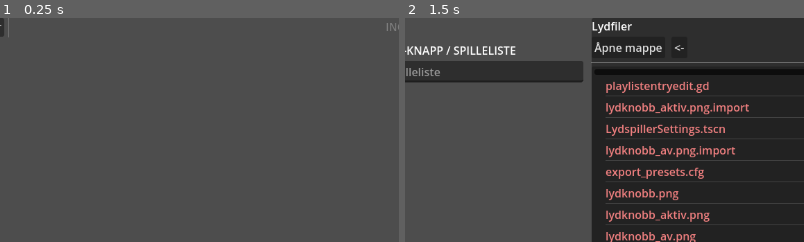
Above: before the commit, frames 1-2 (left to right).
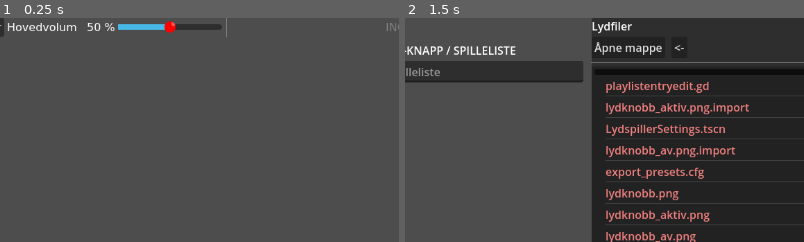
Above: after the commit, the same moments.

Repository: KvaGram/fotballklubb_music_app
Game: Godot game, scene res://lydspiller_panel.tscn
Same seed, same stepped clock (60 frames per second), same inputs: the game is played once before the commit and once after it.
Inputs:
- Up to frame 1 (0.25 s): no input
- Up to frame 2 (1.5 s): click "Stopp lyden" at 0.5 s; click "Rediger lister og knapper" at 1.25 s
The pictures show only the part of the screen within x 27-77%, y 0-50%; the shares and areas given below are measured in that part.

The runs differ from the first frame. In frame 1, 1.2% of the frame differs, in the area x 2-57%, y 0-9%; in frame 2, nothing differs.

Commit message:
Add master volume knob

Diff:
--- a/default_bus_layout.tres
+++ b/default_bus_layout.tres
@@ -4,6 +4,7 @@
 resource_name = "SpectrumAnalyzer"
 
 [resource]
+bus/0/volume_db = -0.328256
 bus/1/name = &"Analyser"
 bus/1/solo = false
 bus/1/mute = false
--- a/lydspiller_panel.gd
+++ b/lydspiller_panel.gd
@@ -7,6 +7,7 @@
 var was_playing_audio:bool = false
 var wasStopped:bool = false #flags that the stop function was used to stop audio. list should not advance, and autoplay should be bypassed.
 var controller_callback:PlaylistController = null
+var master_volume:int
 #var playlist_mode:bool = false
 var playlistdata:Dictionary = {}
 
@@ -26,6 +27,7 @@
 	populateGrid()
 	#Do not quit application automatically.
 	get_tree().set_auto_accept_quit(false)
+	_on_slid_vol_value_changed(50) #todo: load from config?
 
 func _process(_delta):
 	if audio.playing == true:
@@ -92,17 +94,20 @@
 	audio.stop()
 	wasStopped = true
 
-func play(path:String, callback:PlaylistController = null):
+func play(path:String, volume:int, callback:PlaylistController = null):
 	#disable old visualizer if applicable
 	if controller_callback != null && is_instance_valid(controller_callback):
 		controller_callback.setPlaying(false)
 		#pass
+	var volume_db = linear_to_db(float(volume)/100 * float(master_volume)/100)
+
 	#set new callback refrence
 	controller_callback = callback
 	#enable new visualizer
 	if(callback):
 		callback.setPlaying(true)
 	audio.stream = load_audio(path)
+	audio.volume_db = volume_db
 	audio.play()
 	%Visualizer.disabled = false
 
@@ -159,3 +164,8 @@
 
 func _on_server_list_data_all_requested(connection):
 	%Server.send_all_listdata(connection, playlistdata)
+
+#master volume slide
+func _on_slid_vol_value_changed(value):
+	master_volume = value
+	%txtVol.text = "%3d %%" % [value]
--- a/lydspiller_panel.tscn
+++ b/lydspiller_panel.tscn
@@ -1,10 +1,17 @@
-[gd_scene load_steps=6 format=3 uid="uid://df2h115cs0pg3"]
+[gd_scene load_steps=9 format=3 uid="uid://df2h115cs0pg3"]
 
 [ext_resource type="Script" path="res://lydspiller_panel.gd" id="1_g2h3u"]
 [ext_resource type="Script" path="res://Server.gd" id="2_2knny"]
 [ext_resource type="Theme" uid="uid://djqyb0vxc86uq" path="res://theme/playlistTheme.tres" id="2_4mumo"]
 [ext_resource type="PackedScene" uid="uid://dn43ygbcsao74" path="res://AudioVisualizer.tscn" id="3_3oit0"]
+[ext_resource type="Texture2D" uid="uid://b22l4od7200sk" path="res://lydknobb.png" id="4_cgpxc"]
 [ext_resource type="PackedScene" uid="uid://djdhef7exlf5x" path="res://playlist_controller.tscn" id="4_uy2j8"]
+
+[sub_resource type="StyleBoxFlat" id="StyleBoxFlat_eg6bf"]
+bg_color = Color(0.278431, 0.72549, 0.905882, 1)
+
+[sub_resource type="StyleBoxFlat" id="StyleBoxFlat_tqd3i"]
+bg_color = Color(0.564706, 0.811765, 0.870588, 1)
 
 [node name="LydspillerPanel" type="Control"]
 layout_mode = 3
@@ -48,6 +55,25 @@
 layout_mode = 2
 theme = ExtResource("2_4mumo")
 text = "Rediger lister og knapper"
+
+[node name="Label" type="Label" parent="VBoxContainer/header"]
+layout_mode = 2
+text = "Hovedvolum "
+
+[node name="txtVol" type="Label" parent="VBoxContainer/header"]
+unique_name_in_owner = true
+layout_mode = 2
+text = "100%"
+
+[node name="slidVol" type="HSlider" parent="VBoxContainer/header"]
+unique_name_in_owner = true
+custom_minimum_size = Vector2(150, 0)
+layout_mode = 2
+size_flags_vertical = 1
+theme_override_icons/grabber = ExtResource("4_cgpxc")
+theme_override_styles/grabber_area = SubResource("StyleBoxFlat_eg6bf")
+theme_override_styles/grabber_area_highlight = SubResource("StyleBoxFlat_tqd3i")
+value = 50.0
 
 [node name="VSeparator" type="VSeparator" parent="VBoxContainer/header"]
 layout_mode = 2
@@ -147,3 +173,4 @@
 [connection signal="stop_audio_requested" from="Server" to="." method="_on_server_stop_audio_requested"]
 [connection signal="pressed" from="VBoxContainer/header/btnStop" to="." method="stop"]
 [connection signal="pressed" from="VBoxContainer/header/btnSettings" to="." method="switchToSettingsScene"]
+[connection signal="value_changed" from="VBoxContainer/header/slidVol" to="." method="_on_slid_vol_value_changed"]
--- a/playlist_controller.gd
+++ b/playlist_controller.gd
@@ -4,6 +4,7 @@
 
 var listdata:Dictionary
 
+var volume:PackedInt32Array
 var list:PackedStringArray
 var listName:String
 var _playing:bool = false
@@ -11,13 +12,20 @@
 @onready var visualizer = %visualizer
 
 #The track to play, self-refrence (for callback)
-signal play(track, listcon)
+signal play(track, volume, listcon)
 #local stop-button
 signal stop()
 
 func setPlaylist(newListdata:Dictionary):
 	listdata = newListdata
 	list = PackedStringArray(listdata.get("list", []))
+	volume = PackedInt32Array(listdata.get("vol", []))
+	if volume.size() < list.size():
+		var i = volume.size()
+		volume.resize(list.size())
+		while i < list.size():
+			volume[i] = 50
+			i += 1
 	if list.size() < 2:
 		%tabContent.set_current_tab(1) #single mode
 	else:
@@ -76,7 +84,7 @@
 	if _playing:
 		emit_signal("stop")
 	else:
-		emit_signal("play", list[getIndex()], self)
+		emit_signal("play", list[getIndex()], volume[getIndex()], self)
 
 func isPlaying()->bool:
 	return _playing
--- a/playlistentryedit.gd
+++ b/playlistentryedit.gd
@@ -56,4 +56,4 @@
 	emit_signal("playstop", _text, %slidVol.value)
 
 func _on_slid_vol_value_changed(value):
-	%txtVol.text = "%3d %" % [value]
+	%txtVol.text = "%3d %%" % [value]
